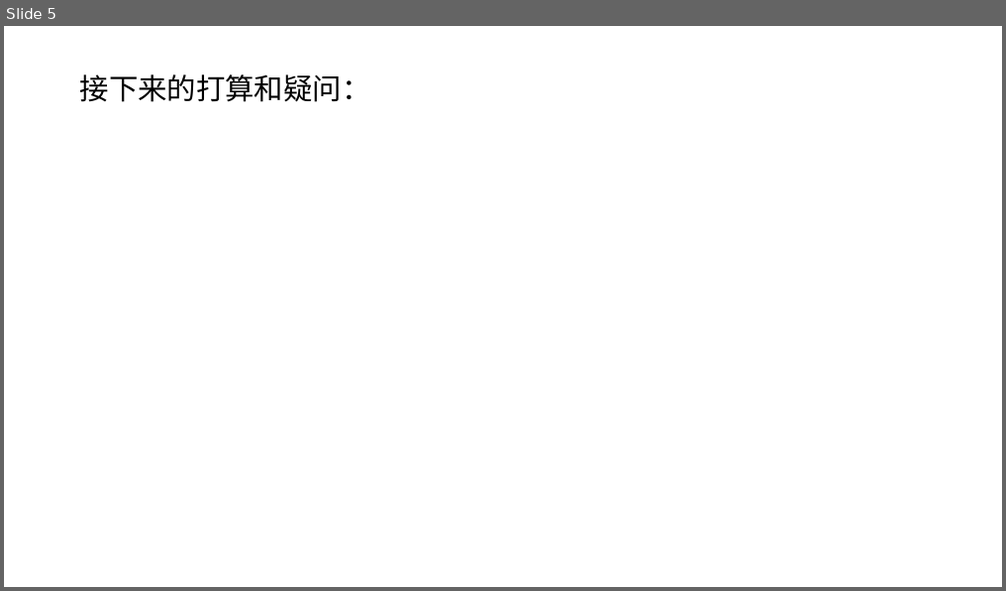
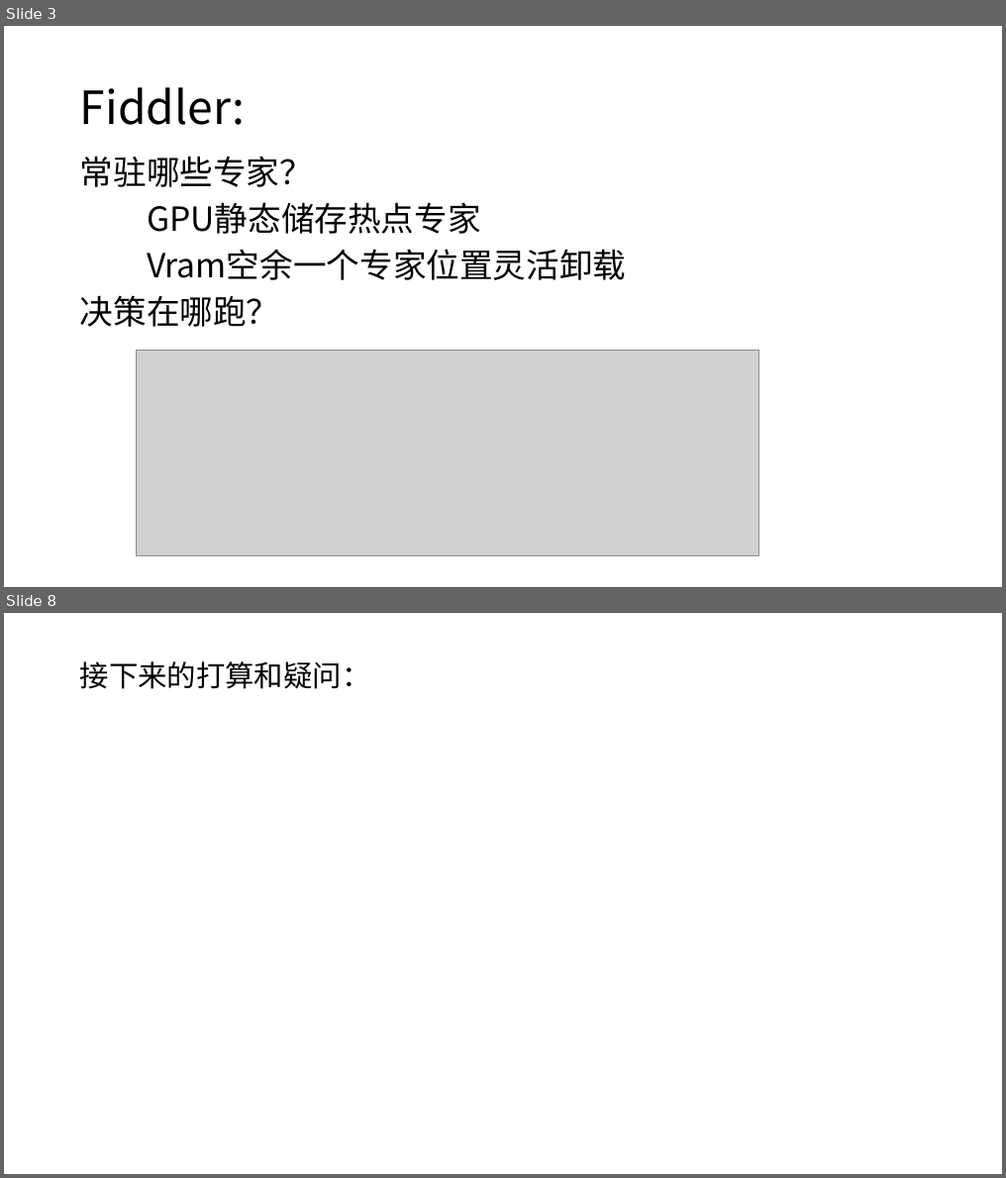
Before and after one commit to yyj6666667/fiddler, a slide deck: CPU.pptx. Shown one above the other, each under a label of ours: slide 5 before the commit, slides 3 and 8 after it; the slides between them are not shown. The pictures are 1006x591 and 1006x1178 pixels, drawn with LibreOffice and Linux fonts; fonts in the diff are those of the drawing; grey boxes stand for pictures. Boxes give left, top, right and bottom in pixels: in the first picture for what was removed or moved away, otherwise in the second. Text is boxed around its words. In the diff, an @@ line names an element or a change of style, - is before the commit and + after.

```diff
--- a/CPU.pptx
+++ b/CPU.pptx
@@ slide 3 added at box(4, 26, 1002, 587), background #FFFFFF @@
@@ title added at box(80, 87, 245, 125), 44 pt, text #000000 @@
+Fiddler:
@@ text added at box(80, 156, 626, 327), 32 pt, text #000000 @@
+常驻哪些专家？
+GPU静态储存热点专家
+Vram空余一个专家位置灵活卸载
+决策在哪跑？
@@ picture added at box(137, 350, 759, 557) @@
@@ what was slide 5 is now slide 8 @@
```
Also in this commit, not shown: 1 slide changed, 5 other slides added, 3 slides removed.
